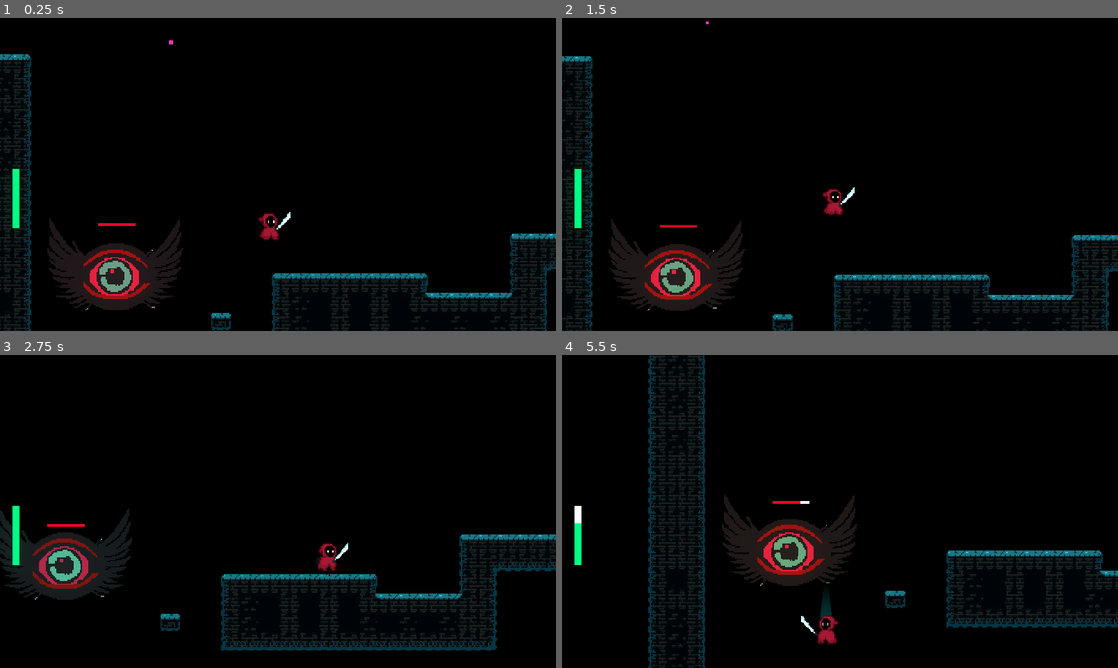
Above: before the commit, frames 1-4 (two rows, left to right).
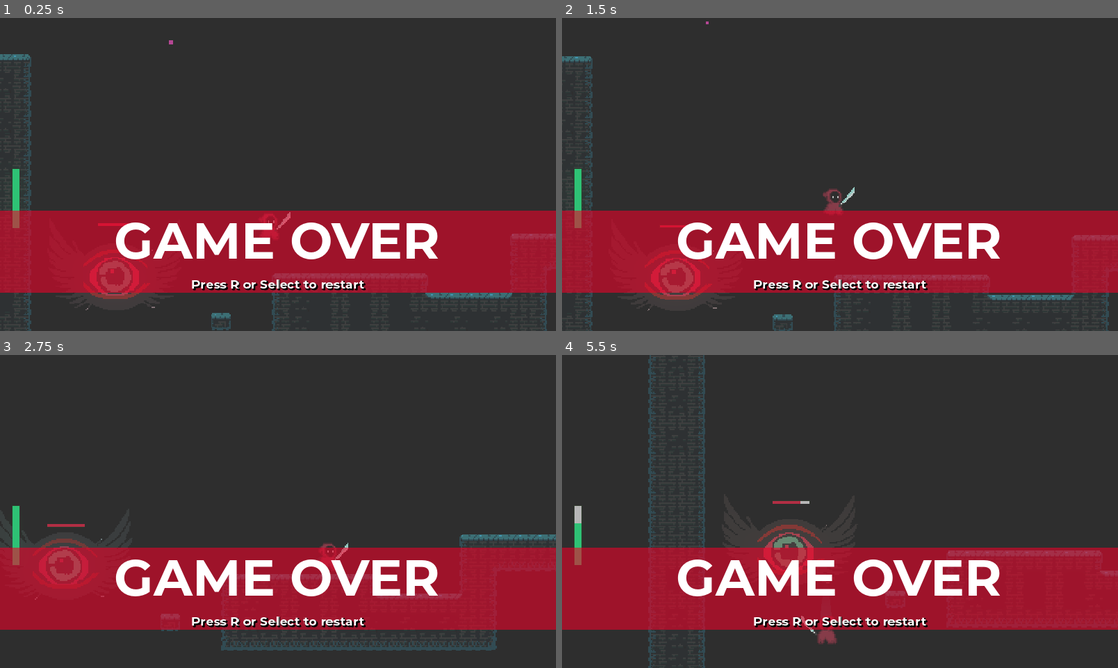
Above: after the commit, the same moments.

Repository: Driannn/AcerolaJam0
Game: Godot game, scene res://Scenes/Main scene/main_scene.tscn
Same seed, same stepped clock (60 frames per second), same inputs: the game is played once before the commit and once after it.
Inputs (mouse positions are in pixels of both pictures, inside the frame that each line leads up to):
- Up to frame 1 (0.25 s): no input
- Up to frame 2 (1.5 s): tap R (restart) at 0.5, 1.25 s; move the mouse to (962, 158) at 0.52 s; hold D (move_right) 0.53-1.28 s; tap X (attack) at 0.6 s; click (962, 158) at 0.67 s; tap Space (jump) at 0.77 s; move the mouse to (728, 190) at 1.27 s; hold S from 1.28 s (still down); tap C (dash) at 1.35 s
- Up to frame 3 (2.75 s): tap Space (jump) at 1.52 s; tap R (restart) at 2 s; move the mouse to (333, 442) at 2.02 s; release S at 2.03 s; hold D (move_right) from 2.03 s (still down); hold F from 2.03 s (still down)
- Up to frame 4 (5.5 s): tap R (restart) at 2.75, 3.5, 4.15, 4.25 s; move the mouse to (812, 574) at 2.77 s; release D (move_right) at 2.78 s; release F at 2.78 s; hold W 2.78-3.53 s; tap X (attack) at 2.85, 5.1 s; click (812, 574) at 2.92 s; tap Space (jump) at 3.02, 3.77, 4.52 s; move the mouse to (1006, 558) at 3.52 s; hold A (move_left) 3.53-5.03 s; tap C (dash) at 3.6 s; move the mouse to (673, 464) at 4.27 s; tap F at 4.35 s; move the mouse to (867, 511) at 5.02 s; hold S from 5.03 s (still down); click (867, 511) at 5.17 s

The runs differ from the first frame. In frame 1, 100% of the frame differs, in the area x 0-100%, y 0-100%; in frame 2, 100%; in frame 3, 100%; in frame 4, 100%.

Commit message:
game over screen wip this is just a check point commit lol

Diff:
--- a/Scenes/Main scene/main_scene.tscn
+++ b/Scenes/Main scene/main_scene.tscn
@@ -6,6 +6,7 @@
 [ext_resource type="PackedScene" uid="uid://bubsfc3tvkdsb" path="res://Scenes/Player/my_player.tscn" id="3_8oym4"]
 [ext_resource type="Script" path="res://addons/phantom_camera/scripts/phantom_camera/phantom_camera_2D.gd" id="5_d018c"]
 [ext_resource type="PackedScene" uid="uid://cldxd32efc4gh" path="res://Scenes/Entities/eye_enemy.tscn" id="7_rwyoi"]
+[ext_resource type="PackedScene" uid="uid://cwo3p17l08hsm" path="res://Scenes/UI/GameOverScreen.tscn" id="7_y7ix1"]
 
 [sub_resource type="Environment" id="Environment_5iead"]
 background_mode = 3
@@ -99,4 +100,10 @@
 [node name="WorldEnvironment" type="WorldEnvironment" parent="."]
 environment = SubResource("Environment_5iead")
 
-[node name="CanvasLayer" type="CanvasLayer" parent="."]
+[node name="UIElements" type="Control" parent="."]
+layout_mode = 3
+anchors_preset = 0
+offset_right = 40.0
+offset_bottom = 40.0
+
+[node name="GameOverScreen" parent="UIElements" instance=ExtResource("7_y7ix1")]
--- /dev/null
+++ b/Scenes/UI/GameOverScreen.tscn
@@ -0,0 +1,56 @@
+[gd_scene load_steps=2 format=3 uid="uid://cwo3p17l08hsm"]
+
+[ext_resource type="FontFile" uid="uid://dl8ifxf7qv5ji" path="res://Assets/Fonts/Montserrat-Bold.otf" id="1_j26b0"]
+
+[node name="GameOverScreen" type="CanvasLayer"]
+
+[node name="Gray" type="ColorRect" parent="."]
+anchors_preset = 15
+anchor_right = 1.0
+anchor_bottom = 1.0
+grow_horizontal = 2
+grow_vertical = 2
+color = Color(0.396078, 0.396078, 0.396078, 0.462745)
+
+[node name="Color" type="ColorRect" parent="."]
+anchors_preset = 14
+anchor_top = 0.5
+anchor_right = 1.0
+anchor_bottom = 0.5
+offset_top = 29.0
+offset_bottom = 95.0
+grow_horizontal = 2
+grow_vertical = 2
+color = Color(0.945098, 0, 0.156863, 0.576471)
+
+[node name="GameOver" type="Label" parent="Color"]
+layout_mode = 1
+anchors_preset = 15
+anchor_right = 1.0
+anchor_bottom = 1.0
+offset_top = 14.0
+offset_bottom = -31.0
+grow_horizontal = 2
+grow_vertical = 2
+theme_override_colors/font_color = Color(1, 1, 1, 1)
+theme_override_fonts/font = ExtResource("1_j26b0")
+theme_override_font_sizes/font_size = 41
+text = "GAME OVER"
+horizontal_alignment = 1
+
+[node name="PressToRestart" type="Label" parent="Color"]
+layout_mode = 1
+anchors_preset = 15
+anchor_right = 1.0
+anchor_bottom = 1.0
+offset_top = 44.0
+grow_horizontal = 2
+grow_vertical = 2
+theme_override_colors/font_color = Color(1, 1, 1, 1)
+theme_override_colors/font_shadow_color = Color(0, 0, 0, 1)
+theme_override_colors/font_outline_color = Color(0, 0, 0, 1)
+theme_override_fonts/font = ExtResource("1_j26b0")
+theme_override_font_sizes/font_size = 10
+text = "Press R or Select to restart"
+horizontal_alignment = 1
+vertical_alignment = 2
Binary file added: Assets/Fonts/Montserrat-Bold.otf
Not shown, added: Assets/Fonts/Montserrat-Bold.otf.import
Binary file added: Assets/Fonts/MontserratAlternates-Bold.otf
Not shown, added: Assets/Fonts/MontserratAlternates-Bold.otf.import
Not shown: 1 places in Scenes/Main scene/main_scene.tscn that only renumber resources
